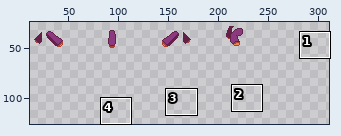
Sprite sheet, stored at 2D GAME/Assets/TilesnSprites/player-arm.png. Above: a wide view before the commit, with the close-up outlined.
Close-up. The starting point:
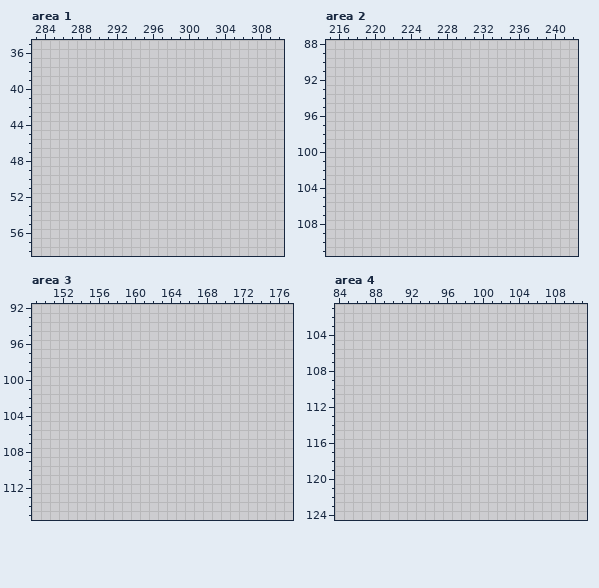
The file is 160x64 pixels. Shown: area 1: x 283..310, y 35..58; area 2: x 215..242, y 88..111; area 3: x 149..177, y 92..115; area 4: x 84..111, y 101..124. The old version is drawn lined up with the new one. The wide view leaves out empty margins. The commit also changed other parts of the picture, which this record leaves out.
After:
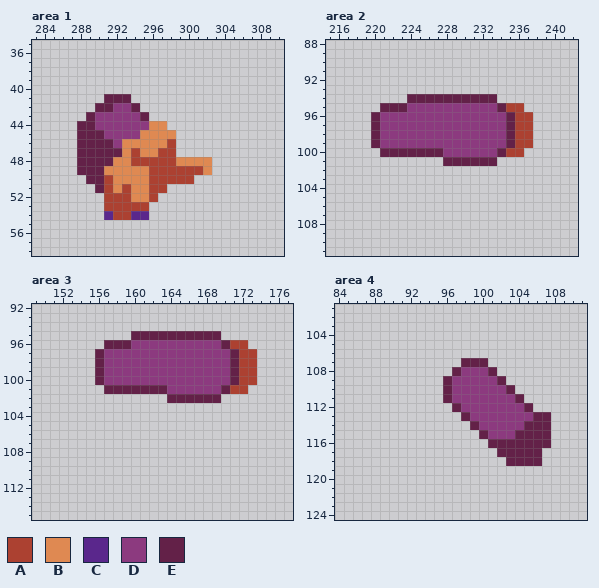
Palette (. is transparent): A #ac4131  B #df8952  C #5a278c  D #8c3a7f  E #632148
From old to new:
canvas 160x64 -> 320x128; drawings rearranged on the sheet (the old picture shows each at its new place; 1 dropped ones are not shown)
Area 1:
There is now colour A in row 46 at x 298; in row 47 at x 294 and 297 to 298; in row 48 at x 294 to 298; in row 49 at x 296 to 301; in row 50 at x 291 and 296 to 300; in row 51 at x 291, 293 and 296 to 297.
There is now colour A in row 52 at x 291 to 293 and 296; in row 53 at x 291 to 295; in row 54 at x 292 to 293.
There is now colour B in row 44 at x 296 to 297; in row 45 at x 295 to 298; in row 46 at x 293 to 297; in row 47 at x 293 and 295 to 296; in row 48 at x 292 to 293 and 299 to 302; in row 49 at x 291 to 295 and 302.
There is now colour B in row 50 at x 292 to 295; in row 51 at x 292 and 294 to 295; in row 52 at x 294 to 295.
There is now colour C in row 54 at x 291 and 294 to 295.
There is now colour D in row 42 at x 292 to 293; in row 43 at x 290 to 294; in row 44 at x 290 to 295; in row 45 at x 291 to 294; in row 46 at x 292.
There is now colour E in row 41 at x 291 to 293; in row 42 at x 290 to 291 and 294; in row 43 at x 289 and 295; in row 44 at x 288 to 289; in row 45 at x 288 to 290; in row 46 at x 288 to 291.
There is now colour E in row 47 at x 288 to 292; in row 48 at x 288 to 291; in row 49 at x 288 to 290; in row 50 at x 289 to 290; in row 51 at x 290.
Area 2:
There is now colour A in row 95 at x 235 to 236; in rows 96 to 99 at x 236 to 237; in row 100 at x 235 to 236.
There is now colour D in row 95 at x 224 to 233; in rows 96 to 99 at x 221 to 234; in row 100 at x 228 to 233.
There is now colour E in row 94 at x 224 to 233; in row 95 at x 221 to 223 and 234; in rows 96 to 99 at x 220 and 235; in row 100 at x 221 to 227 and 234; in row 101 at x 228 to 233.
Area 3:
There is now colour A in row 96 at x 171 to 172; in rows 97 to 100 at x 172 to 173; in row 101 at x 171 to 172.
There is now colour D in row 96 at x 160 to 169; in rows 97 to 100 at x 157 to 170; in row 101 at x 164 to 169.
There is now colour E in row 95 at x 160 to 169; in row 96 at x 157 to 159 and 170; in rows 97 to 100 at x 156 and 171; in row 101 at x 157 to 163 and 170; in row 102 at x 164 to 169.
Area 4:
There is now colour D in row 108 at x 98 to 100; in row 109 at x 97 to 101; in row 110 at x 97 to 102; in row 111 at x 97 to 103; in row 112 at x 98 to 104; in row 113 at x 99 to 105.
There is now colour D in row 114 at x 100 to 104; in row 115 at x 101 to 103.
There is now colour E in row 107 at x 98 to 100; in row 108 at x 97 and 101; in row 109 at x 96 and 102; in row 110 at x 96 and 103; in row 111 at x 96 and 104; in row 112 at x 97 and 105.
There is now colour E in row 113 at x 98 and 106 to 107; in row 114 at x 99 and 105 to 107; in row 115 at x 100 and 104 to 107; in row 116 at x 101 to 107; in row 117 at x 102 to 106; in row 118 at x 103 to 106.
Changed places in both close-ups, as pixel boxes (x1, y1, x2, y2):
added: (77, 94, 212, 220)
added: (371, 94, 533, 166)
added: (95, 331, 257, 403)
added: (443, 358, 551, 466)
